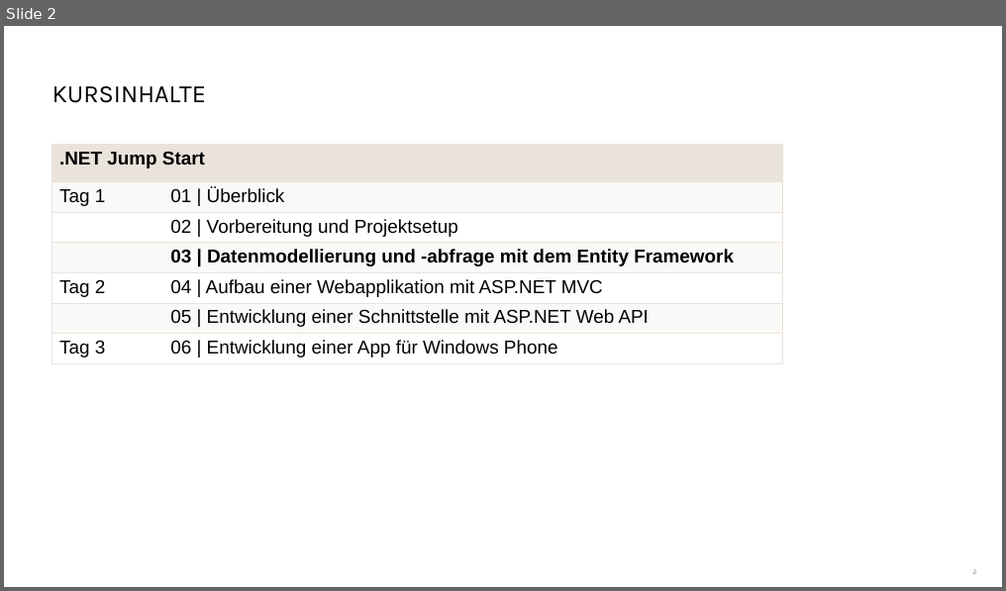
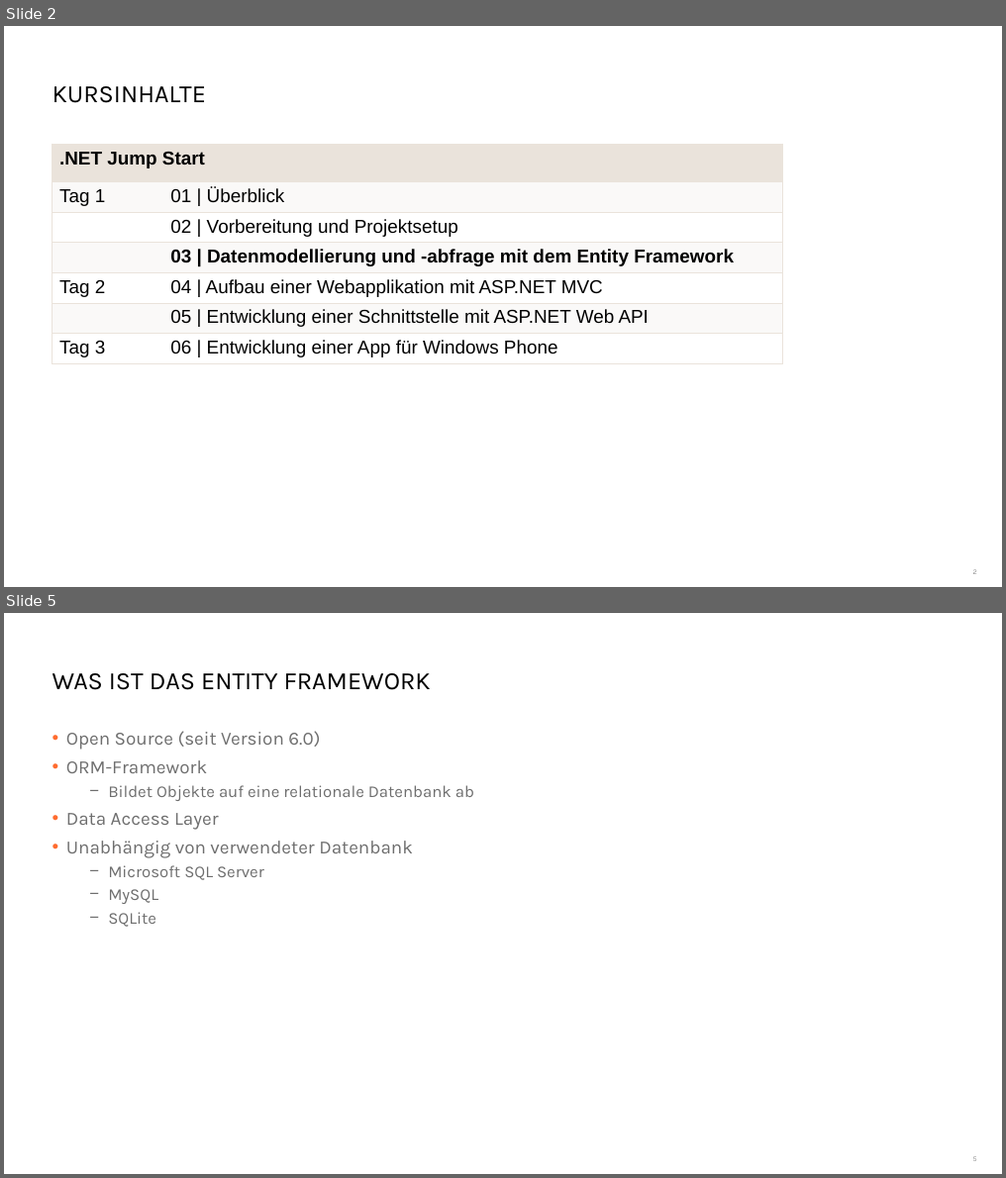
Before and after one commit to danielbeckmann/DotNETJumpStart, a slide deck: 03. Datenmodellierung und -abfrage mit dem Entity Framework/03. Datenmodellierung und -abfrage mit dem Entity Framework.pptx. Shown one above the other, each under a label of ours: slide 2 before the commit, slides 2 and 5 after it; the slides between them are not shown. The pictures are 1006x591 and 1006x1178 pixels, drawn with LibreOffice and Linux fonts; fonts in the diff are those of the drawing; background and template pictures are left out. Boxes give left, top, right and bottom in pixels: in the first picture for what was removed or moved away, otherwise in the second. Text is boxed around its words. In the diff, an @@ line names an element or a change of style, - is before the commit and + after.

```diff
--- a/03. Datenmodellierung und -abfrage mit dem Entity Framework/03. Datenmodellierung und -abfrage mit dem Entity Framework.pptx
+++ b/03. Datenmodellierung und -abfrage mit dem Entity Framework/03. Datenmodellierung und -abfrage mit dem Entity Framework.pptx
@@ slide 5 added at <box>4,613,1002,1174</box>, background #FFFFFF @@
@@ title added at <box>53,673,431,690</box>, 24 pt, text #000000 @@
+WAS IST DAS ENTITY FRAMEWORK
@@ text added at <box>66,731,474,927</box>, 18 pt, text #6E6E6E @@
+• Open Source (seit Version 6.0)
+• ORM-Framework
+  − Bildet Objekte auf eine relationale Datenbank ab
+• Data Access Layer
+• Unabhängig von verwendeter Datenbank
+  − Microsoft SQL Server
+  − MySQL
+  − SQLite
@@ page number added at <box>973,1157,977,1161</box>, 7 pt, text #8C8C8C @@
+5
```
Also in this commit, not shown: 1 slide changed, 31 other slides added, 1 slide removed, 5 other files.
